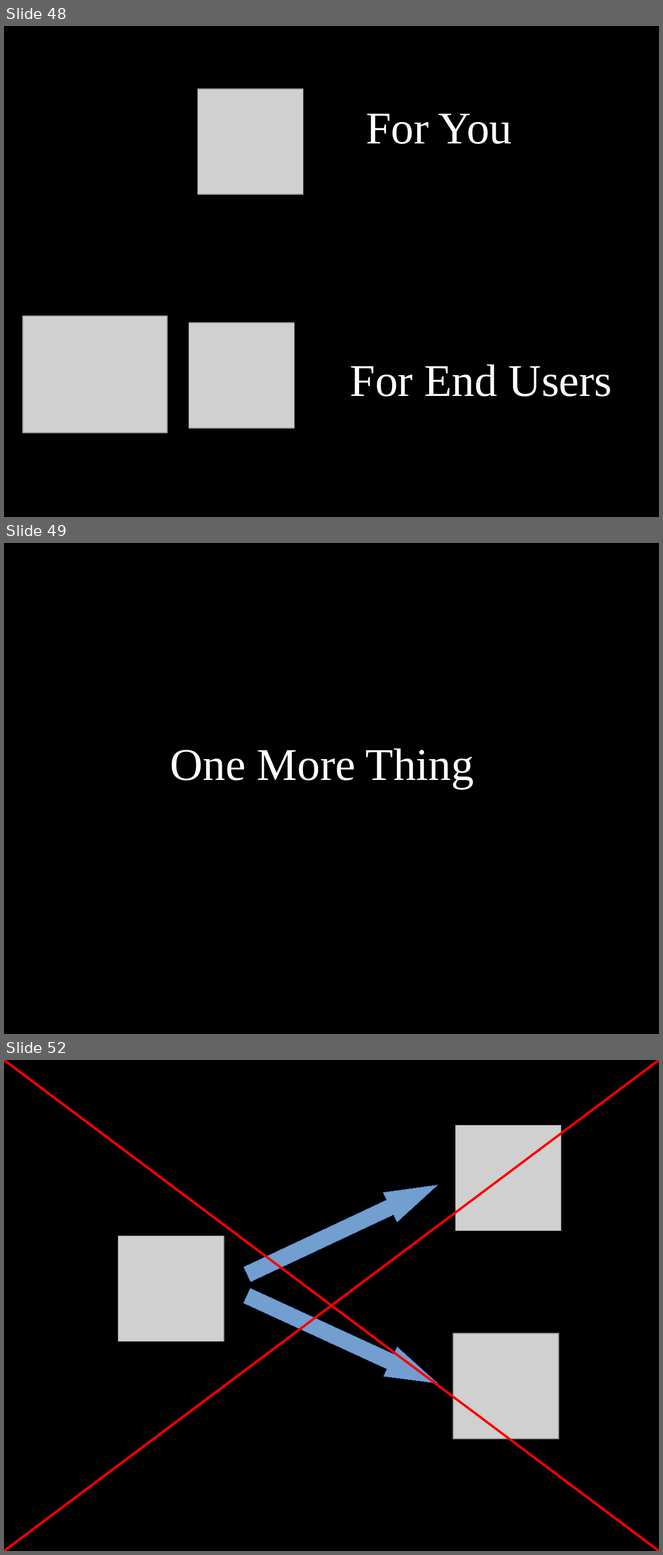
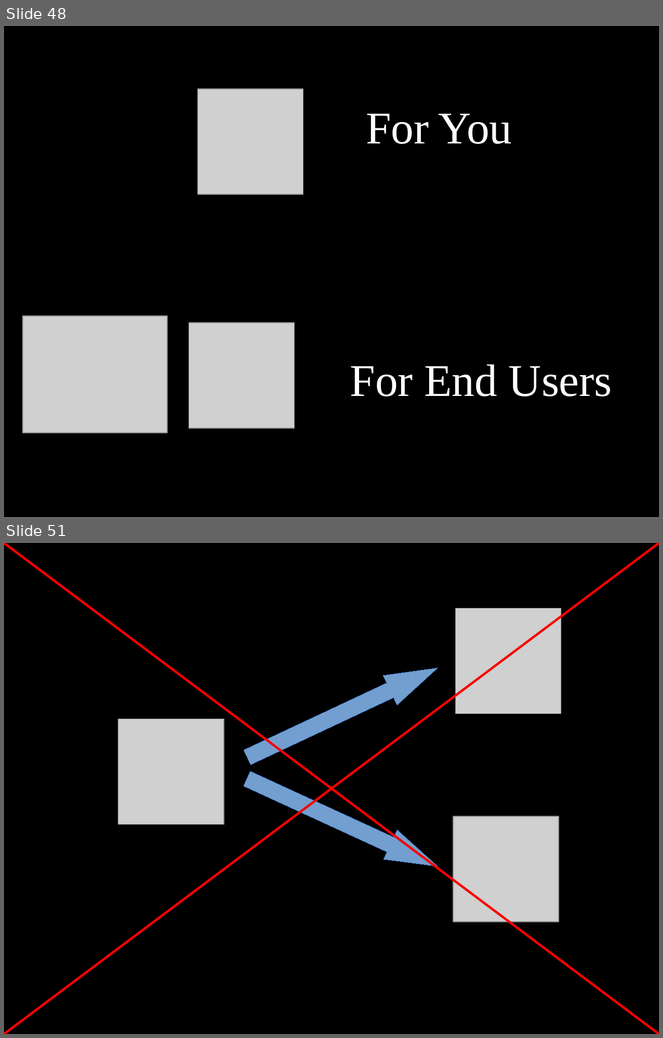
Before and after one commit to dodikk/StaticLib-Slides, a slide deck: Libraries-GoingNative.odp. Shown one above the other, each under a label of ours: slides 48, 49 and 52 before the commit, slides 48 and 51 after it; the slides between them are not shown. The pictures are 663x1555 and 663x1038 pixels, drawn with LibreOffice and Linux fonts; fonts in the diff are those of the drawing; grey boxes stand for pictures. Boxes give left, top, right and bottom in pixels: in the first picture for what was removed or moved away, otherwise in the second. Text is boxed around its words. In the diff, an @@ line names an element or a change of style, - is before the commit and + after.

```diff
--- a/Libraries-GoingNative.odp
+++ b/Libraries-GoingNative.odp
@@ slide 49 removed at [4, 543, 659, 1034], background #000000 @@
@@ title removed at [170, 748, 474, 789] @@
-One More Thing
@@ what was slide 52 is now slide 51 @@
```
Also in this commit, not shown: 9 slides changed, 8 slides added, 5 other slides removed, 1 other file.
